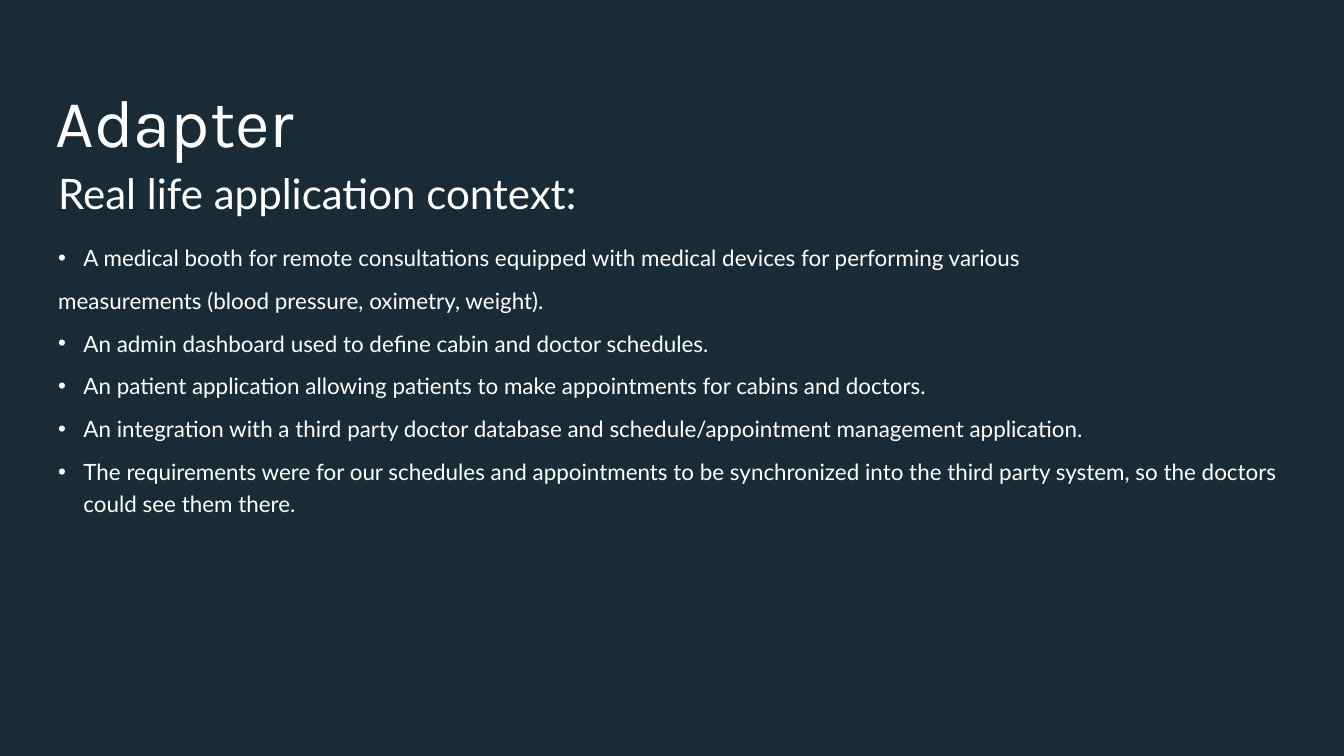
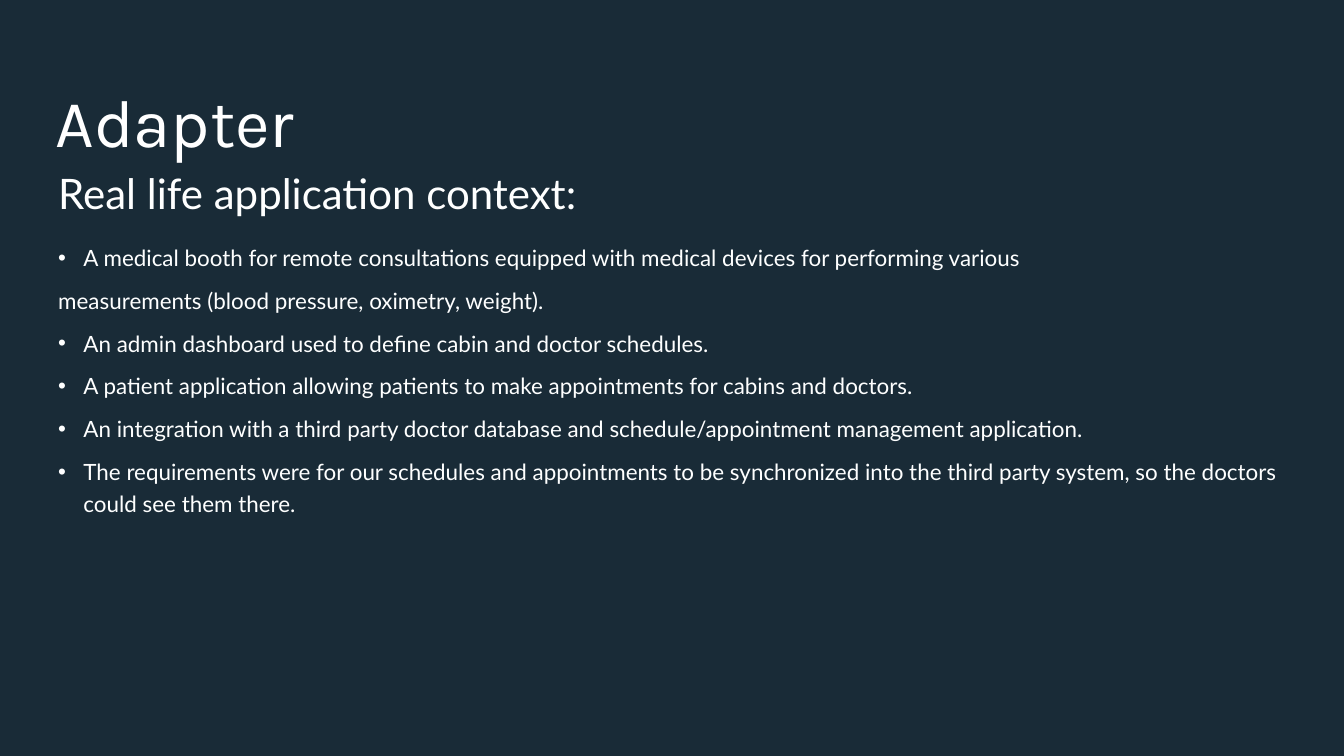
Before and after one commit to Iamsdl/Endava-DesignPatterns, a slide deck: slide 10 of PPT/Back to the basics, explaining design patterns with real life examples - Adapter & State.pptx. Drawn at 1344x756 pixels with LibreOffice and Linux fonts; fonts in the diff are those of the drawing; background and template pictures are left out. Boxes give left, top, right and bottom in pixels: in the first picture for what was removed or moved away, otherwise in the second. Text is boxed around its words. In the diff, an @@ line names an element or a change of style, - is before the commit and + after.

Commit message:
Latest

```diff
--- a/PPT/Back to the basics, explaining design patterns with real life examples - Adapter & State.pptx
+++ b/PPT/Back to the basics, explaining design patterns with real life examples - Adapter & State.pptx
@@ text at <box>83,377,913,398</box>: text changed @@
-• An patient application allowing patients to make appointments for cabins and doctors.
+• A patient application allowing patients to make appointments for cabins and doctors.
```
Also in this commit, not shown: 4 other slides changed.
